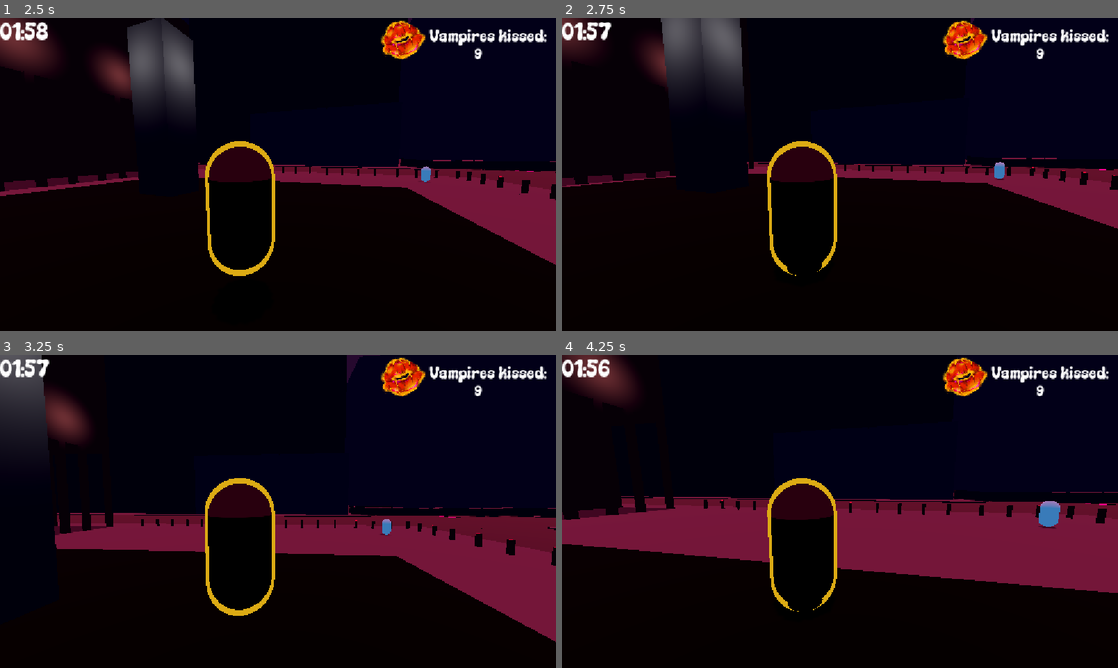
Above: before the commit, frames 1-4 (two rows, left to right).
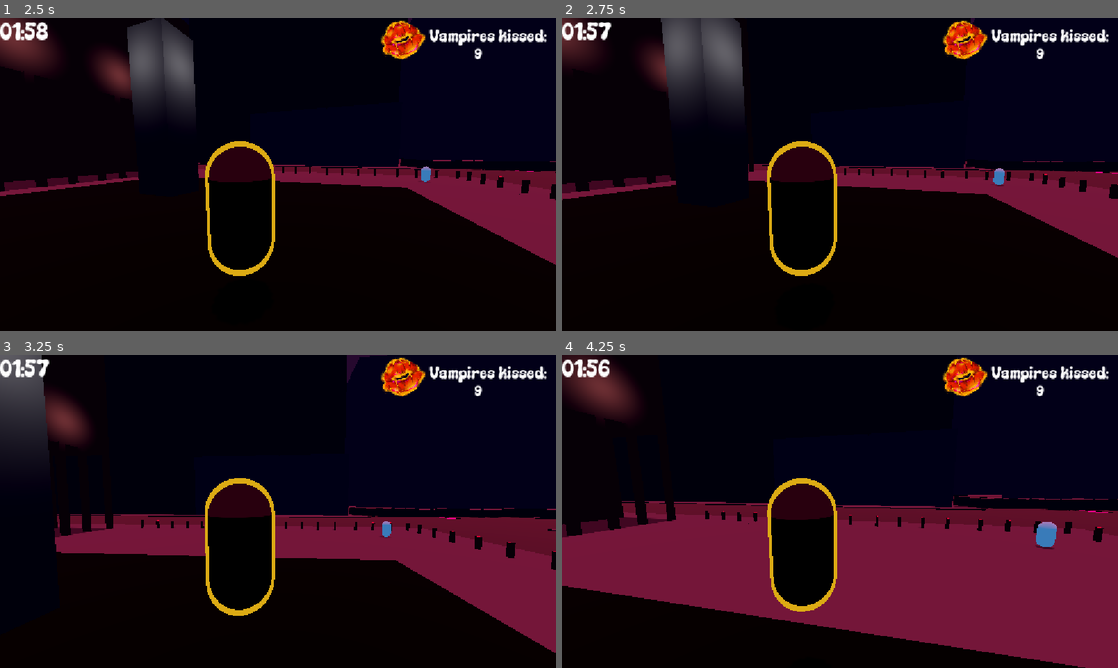
Above: after the commit, the same moments.

Repository: gamedagamez-dev/DownForTheCountGMTK2026
Game: Godot game, scene res://Scenes/UI/MainMenu/MainMenu.tscn
The game is run twice, just before and just after one commit, with the same random seed, the same clock (stepped at 60 frames per second) and the same inputs.
Inputs (mouse positions are in pixels of both pictures, inside the frame that each line leads up to):
- Up to frame 1 (2.5 s): click "Start" at 0.5 s; tap Enter at 1.25 s; move the mouse to (305, 174) at 1.27 s; hold W (move_forward) from 1.28 s (still down); tap Space (movement_jump) at 1.35, 1.52, 1.82, 2.27, 2.3 s; move the mouse to (250, 174) at 2.02 s; tap Shift (movement_sprint) at 2.1 s
- Up to frame 2 (2.75 s): keep holding W (move_forward); tap Space (movement_jump) at 2.57 s
- Up to frame 3 (3.25 s): keep holding W (move_forward); move the mouse to (289, 505) at 2.77 s; tap Space (movement_jump) at 2.85 s
- Up to frame 4 (4.25 s): keep holding W (move_forward); move the mouse to (834, 517) at 3.52 s; tap Shift (movement_sprint) at 3.6 s; tap Space (movement_jump) at 3.77, 3.8, 4.07 s

Frame 1 is identical in both runs. In frame 2, 4.5% of the frame differs, in the area x 0-100%, y 0-83%; in frame 3, 2.4%; in frame 4, 23%, in the area x 0-100%, y 0-100%.

Commit message:
coyote time and jump buffering

Diff:
--- a/Scenes/Player/player3d.tscn
+++ b/Scenes/Player/player3d.tscn
@@ -10,6 +10,7 @@
 [sub_resource type="CapsuleMesh" id="CapsuleMesh_rk0t1"]
 
 [node name="Player3d" type="CharacterBody3D" unique_id=1261980593]
+floor_snap_length = 0.3
 script = ExtResource("1_meivf")
 
 [node name="CollisionShape3D" type="CollisionShape3D" parent="." unique_id=1877288655]
@@ -32,3 +33,10 @@
 fov = 80.0
 
 [node name="PlayerUi" parent="." unique_id=425346966 instance=ExtResource("2_vce6t")]
+
+[node name="Forwardstep" type="RayCast3D" parent="." unique_id=253746028]
+transform = Transform3D(1, 0, 0, 0, -4.371139e-08, -1, 0, 1, -4.371139e-08, 0, -0.9, 0)
+
+[node name="StepHeight" type="RayCast3D" parent="." unique_id=1620287088]
+transform = Transform3D(1, 0, 0, 0, 1, 0, 0, 0, 1, 0, -0.7, -0.6)
+target_position = Vector3(0, -0.3, 0)
--- a/Scenes/Player/player_3d.gd
+++ b/Scenes/Player/player_3d.gd
@@ -6,6 +6,10 @@
 @export var sprint_speed: float = 5.0
 @export var sprinting: bool = false
 @export var wall_jump_force = 6.0
+@export var coyote_time = 0.15
+@export var jump_buffer_time = 0.15
+var coyote_timer = 0.0
+var jump_buffer_timer = 0.0
 
 # Mouse look settings
 @export var mouse_sensitivity: float = 0.003
@@ -16,6 +20,8 @@
 
 @onready var camera_pivot: Node3D = $Neck
 @onready var pause_menu: Control = get_node("PlayerUi/PauseMenu")
+@onready var forward_ray = $Forwardstep
+@onready var step_ray = $StepHeight
 
 var gravity: float = ProjectSettings.get_setting("physics/3d/default_gravity")
 
@@ -63,10 +69,19 @@
 func _physics_process(delta: float) -> void:
 	if not is_on_floor():
 		velocity.y -= gravity * delta
+		coyote_timer -= delta
+	else:
+		coyote_timer = coyote_time
+
+	if jump_buffer_timer > 0.0:
+		jump_buffer_timer -= delta
 
 	if Input.is_action_just_pressed("movement_jump"):
-		if is_on_floor():
+		jump_buffer_timer = jump_buffer_time
+		if is_on_floor() or coyote_timer > 0.0:
 			velocity.y = jump_velocity
+			coyote_timer = 0.0
+			jump_buffer_timer = 0.0
 		#elif is_on_wall_only():
 			# Get the surface normal of the wall you are touching
 		#	var wall_normal = get_last_slide_collision().get_normal()
@@ -75,6 +90,12 @@
 		#	velocity.y = jump_velocity
 		#	velocity.x = wall_normal.x * wall_jump_force
 		#	velocity.z = wall_normal.z * wall_jump_force
+
+	if is_on_floor() and jump_buffer_timer > 0:
+		velocity.y = jump_velocity
+		coyote_timer = 0.0
+		jump_buffer_timer = 0.0
+
 
 	var input_dir := Input.get_vector("move_left", "move_right", "move_forward", "move_back")
 	var forward: Vector3 = global_transform.basis.z
